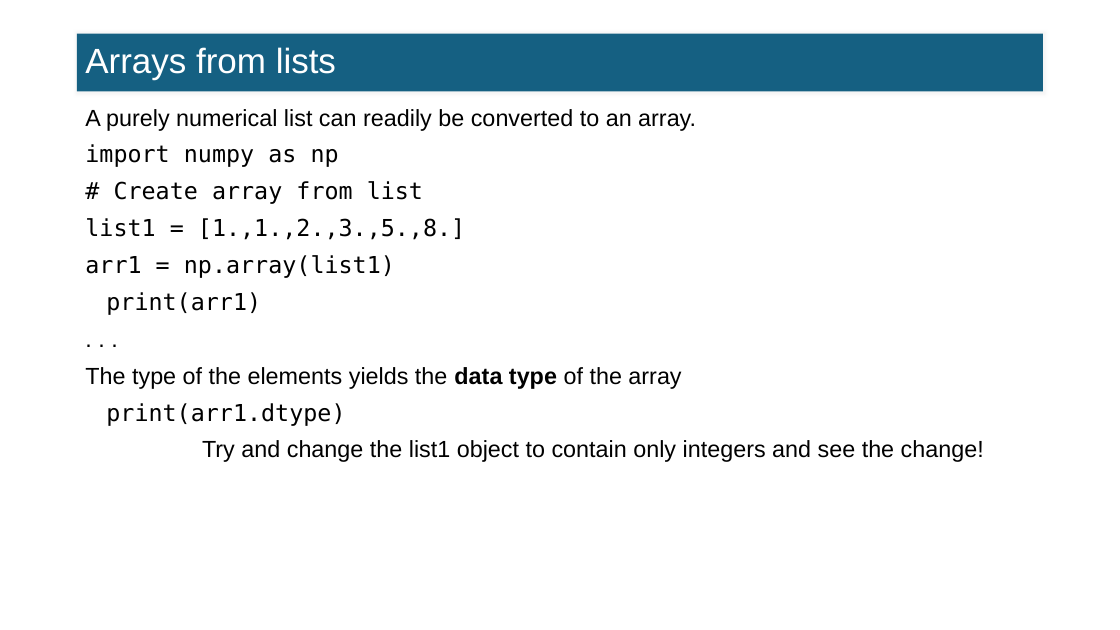
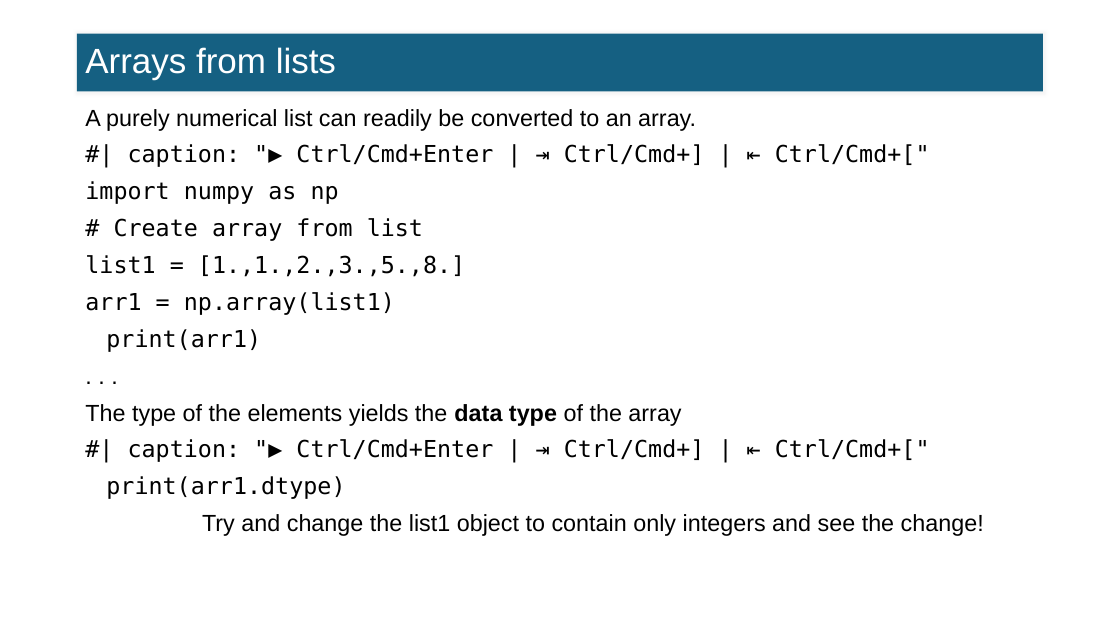
Before and after one commit to FTurci/intro-coding-data-analysis, a slide deck: slide 8 of slides/07_intro_numpy_slides.pptx. Drawn at 1120x630 pixels with LibreOffice and Linux fonts; fonts in the diff are those of the drawing. Boxes give left, top, right and bottom in pixels: in the first picture for what was removed or moved away, otherwise in the second. Text is boxed around its words. In the diff, an @@ line names an element or a change of style, - is before the commit and + after.

```diff
--- a/slides/07_intro_numpy_slides.pptx
+++ b/slides/07_intro_numpy_slides.pptx
@@ text at (85,144,930,352): text changed @@
-import numpy as np
-# Create array from list
-list1 = [1.,1.,2.,3.,5.,8.]
-arr1 = np.array(list1)
-print(arr1)
+#| caption: "▶ Ctrl/Cmd+Enter | ⇥ Ctrl/Cmd+] | ⇤ Ctrl/Cmd+["
+import numpy as np
+# Create array from list
+list1 = [1.,1.,2.,3.,5.,8.]
+arr1 = np.array(list1)
+print(arr1)
@@ text at (106,439,930,499): text changed @@
-print(arr1.dtype)
+#| caption: "▶ Ctrl/Cmd+Enter | ⇥ Ctrl/Cmd+] | ⇤ Ctrl/Cmd+["
+print(arr1.dtype)
```
Also in this commit, not shown: 9 other slides changed, 50 other files.
